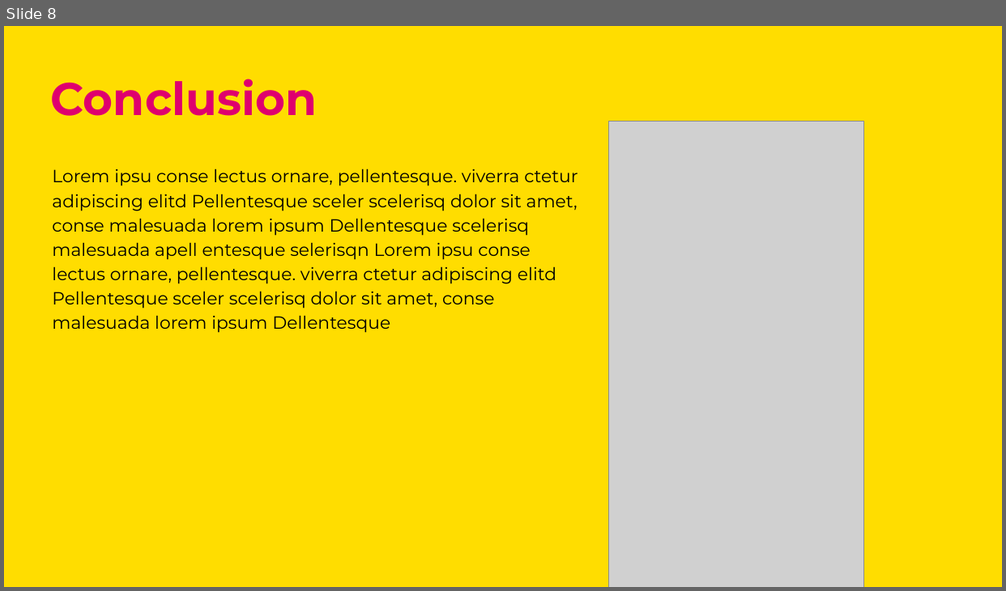
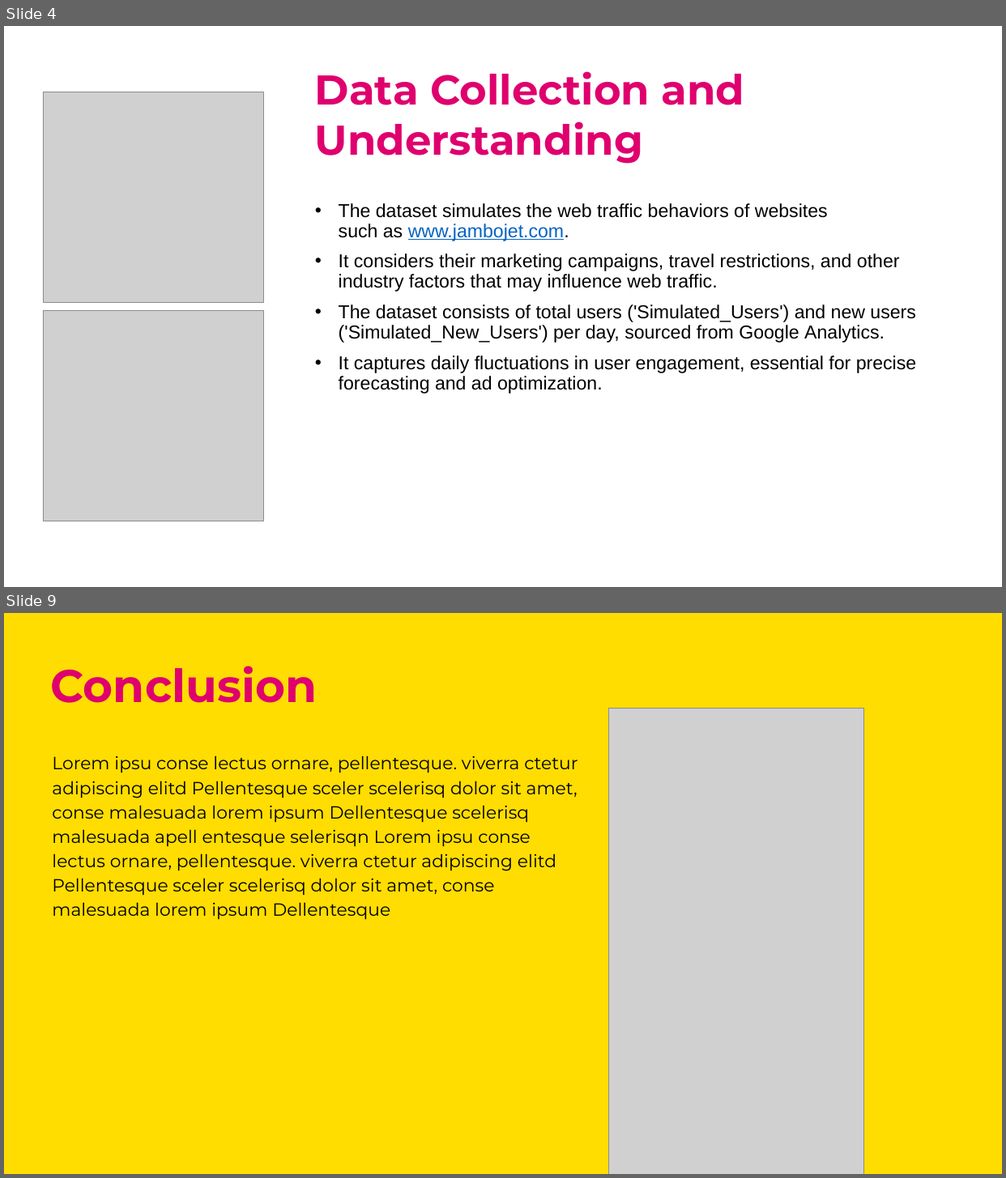
Before and after one commit to Mwenda-Mugambi/Web_Ad_campaign_optimization, a slide deck: Presentation Template.pptx. Shown one above the other, each under a label of ours: slide 8 before the commit, slides 4 and 9 after it; the slides between them are not shown. The pictures are 1006x591 and 1006x1178 pixels, drawn with LibreOffice and Linux fonts; fonts in the diff are those of the drawing; grey boxes stand for pictures. Boxes give left, top, right and bottom in pixels: in the first picture for what was removed or moved away, otherwise in the second. Text is boxed around its words. In the diff, an @@ line names an element or a change of style, - is before the commit and + after.

```diff
--- a/Presentation Template.pptx
+++ b/Presentation Template.pptx
@@ slide 4 added at (x1=4, y1=26, x2=1002, y2=587), background #FFFFFF @@
@@ text added at (x1=315, y1=71, x2=745, y2=164), 40 pt, text #DF006E, bold @@
+Data Collection and Understanding
@@ picture added at (x1=43, y1=92, x2=263, y2=302) @@
@@ text added at (x1=339, y1=203, x2=916, y2=394), 18 pt, text #000000 @@
+• The dataset simulates the web traffic behaviors of websites such as www.jambojet.com.
+• It considers their marketing campaigns, travel restrictions, and other industry factors that may influence web traffic.
+• The dataset consists of total users ('Simulated_Users') and new users ('Simulated_New_Users') per day, sourced from Google Analytics.
+• It captures daily fluctuations in user engagement, essential for precise forecasting and ad optimization.
@@ picture added at (x1=43, y1=310, x2=263, y2=521) @@
@@ what was slide 8 is now slide 9 @@
```
Also in this commit, not shown: 1 slide changed, 5 other slides added, 5 slides removed, 4 other files.
